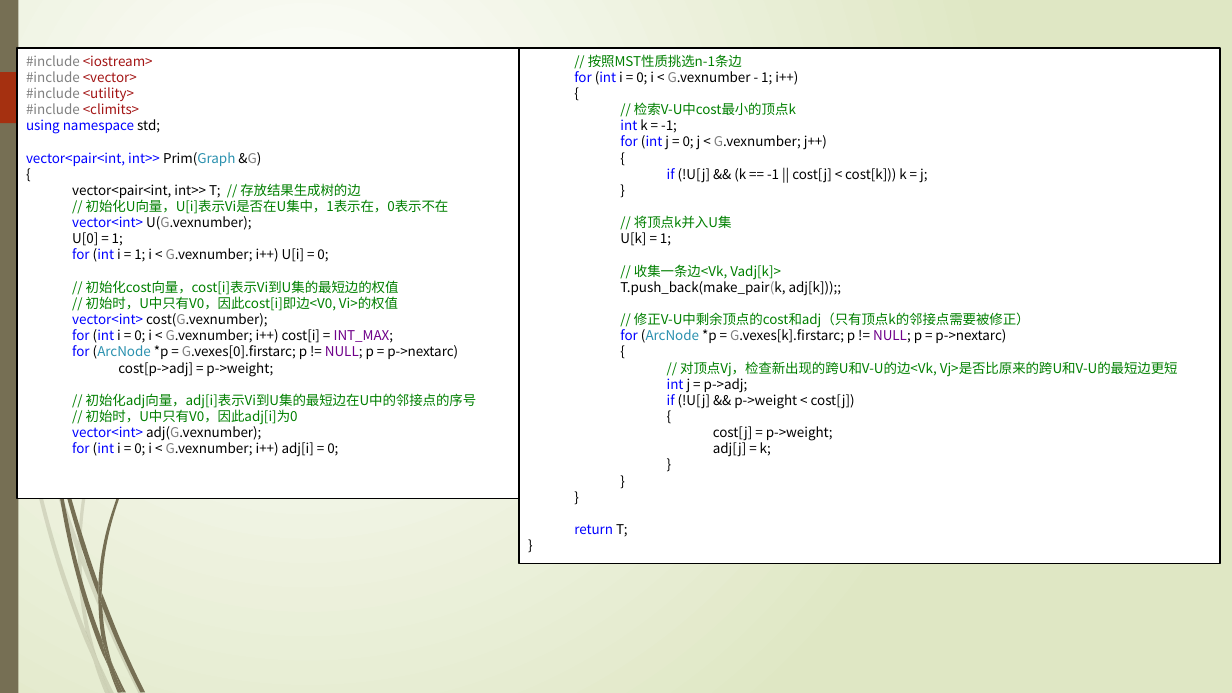
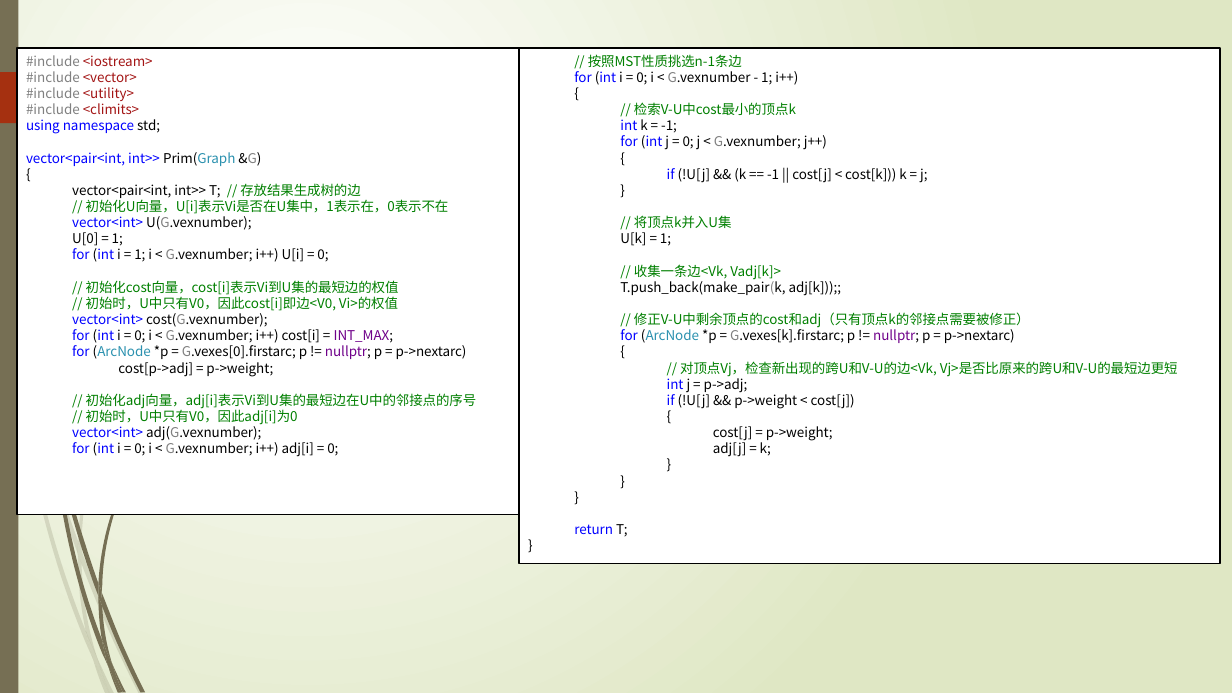
Before and after one commit to TeacherPeng/Datastruct, a slide deck: slide 39 of 教案/第07章 图.pptx. Drawn at 1232x693 pixels with LibreOffice and Linux fonts; fonts in the diff are those of the drawing. Boxes give left, top, right and bottom in pixels: in the first picture for what was removed or moved away, otherwise in the second. Text is boxed around its words. In the diff, an @@ line names an element or a change of style, - is before the commit and + after.

```diff
--- a/教案/第07章 图.pptx
+++ b/教案/第07章 图.pptx
@@ rectangle "#include <iostream>": place and size @@
-rectangle "#include <iostream>" at (17,48,518,498)
+rectangle "#include <iostream>" at (17,48,518,515)
@@ text in rectangle at (620,326,1015,343): text changed @@
-    for (ArcNode *p = G.vexes[k].firstarc; p != NULL; p = p->nextarc)
+    for (ArcNode *p = G.vexes[k].firstarc; p != nullptr; p = p->nextarc)
@@ text in rectangle at (72,342,467,359): text changed @@
-  for (ArcNode *p = G.vexes[0].firstarc; p != NULL; p = p->nextarc)
+  for (ArcNode *p = G.vexes[0].firstarc; p != nullptr; p = p->nextarc)
```
Also in this commit, not shown: 8 other slides changed, 1 other file.
